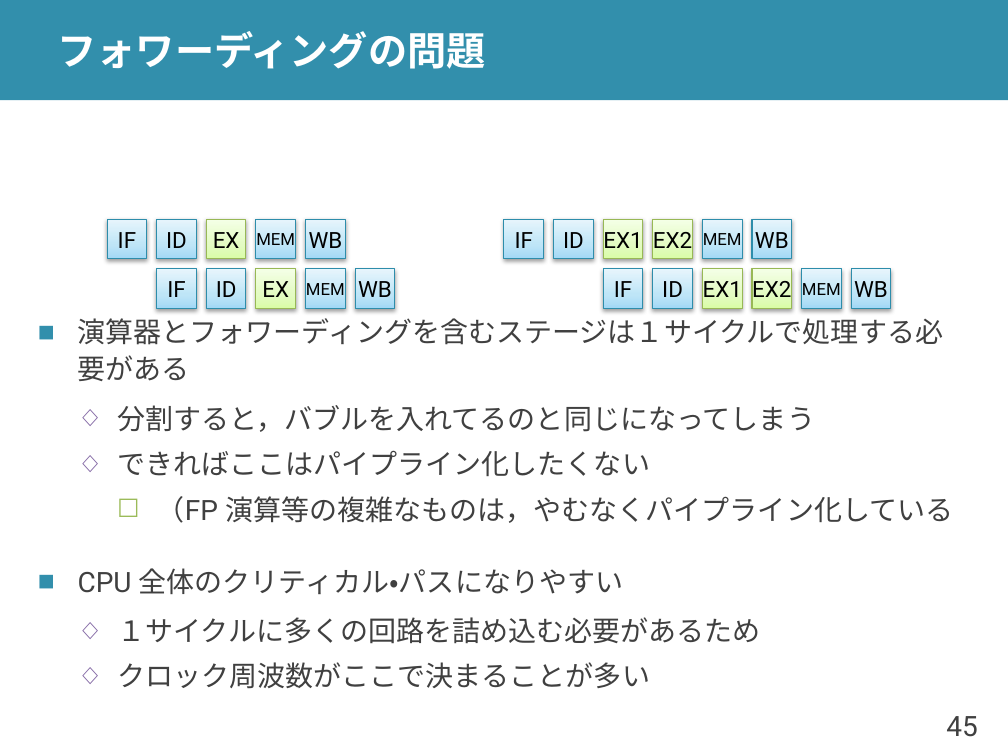
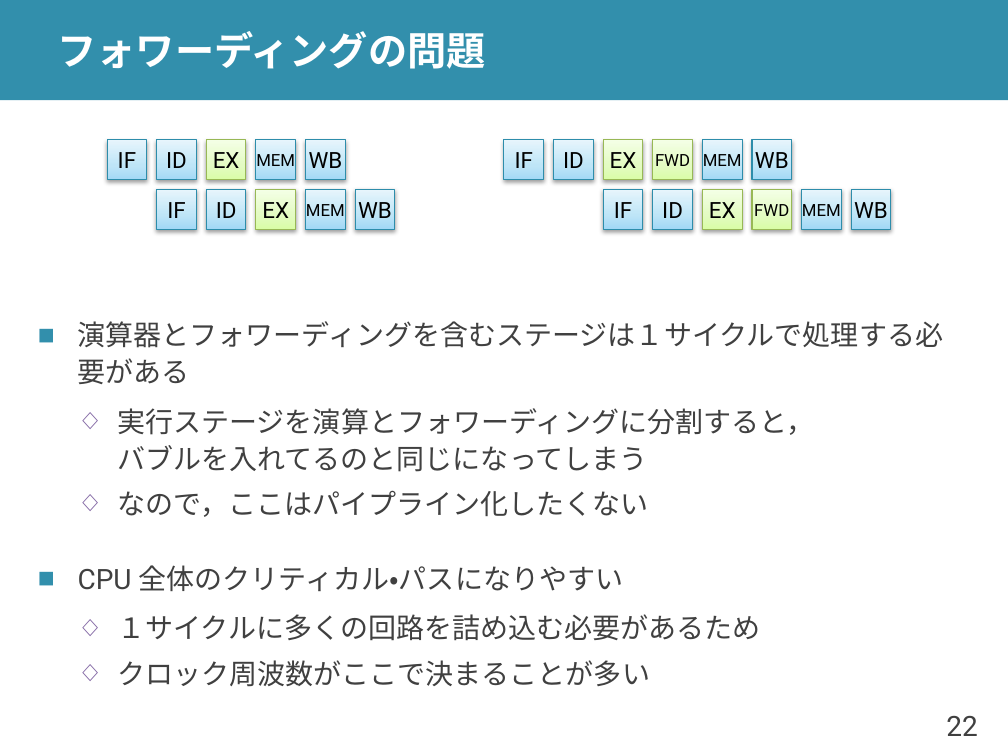
Before and after one commit to shioyadan/advanced-computer-organization, a slide deck: slide 22 of aco-shioya-05.pptx (slide 45 before the commit). Drawn at 1008x756 pixels with LibreOffice and Linux fonts; fonts in the diff are those of the drawing. Boxes give left, top, right and bottom in pixels: in the first picture for what was removed or moved away, otherwise in the second. Text is boxed around its words. In the diff, an @@ line names an element or a change of style, - is before the commit and + after.

```diff
--- a/aco-shioya-05.pptx
+++ b/aco-shioya-05.pptx
@@ 22 rectangles: place and size @@
-22 rectangles at bbox=[107, 220, 890, 308]
+22 rectangles at bbox=[107, 140, 890, 229]
@@ text in rectangle at bbox=[610, 152, 637, 168]: text changed @@
-EX1
+EX
@@ text in rectangle at bbox=[655, 154, 690, 166]: text changed; size 16 to 12 pt @@
-EX2
+FWD
@@ text in rectangle at bbox=[709, 202, 736, 218]: text changed @@
-EX1
+EX
@@ text in rectangle at bbox=[754, 204, 789, 216]: text changed; size 16 to 12 pt @@
-EX2
+FWD
@@ text at bbox=[117, 408, 815, 517]: text changed @@
-  ◇ 分割すると，バブルを入れてるのと同じになってしまう
-  ◇ できればここはパイプライン化したくない
-    ☐ （FP 演算等の複雑なものは，やむなくパイプライン化している
+  ◇ 実行ステージを演算とフォワーディングに分割すると，
+    バブルを入れてるのと同じになってしまう
+  ◇ なので，ここはパイプライン化したくない
@@ page number at bbox=[946, 716, 977, 736]: text changed @@
-45
+22
```
Also in this commit, not shown: 7 other slides changed, 20 slides added, 22 slides removed, 3 other files.
